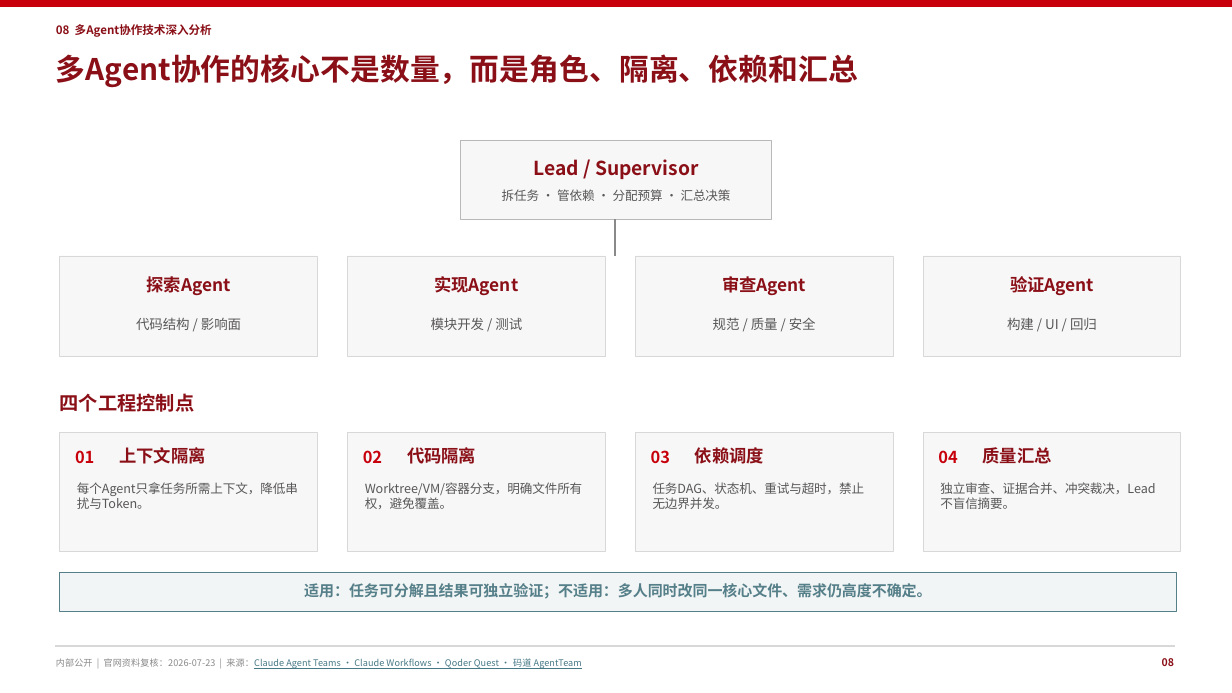
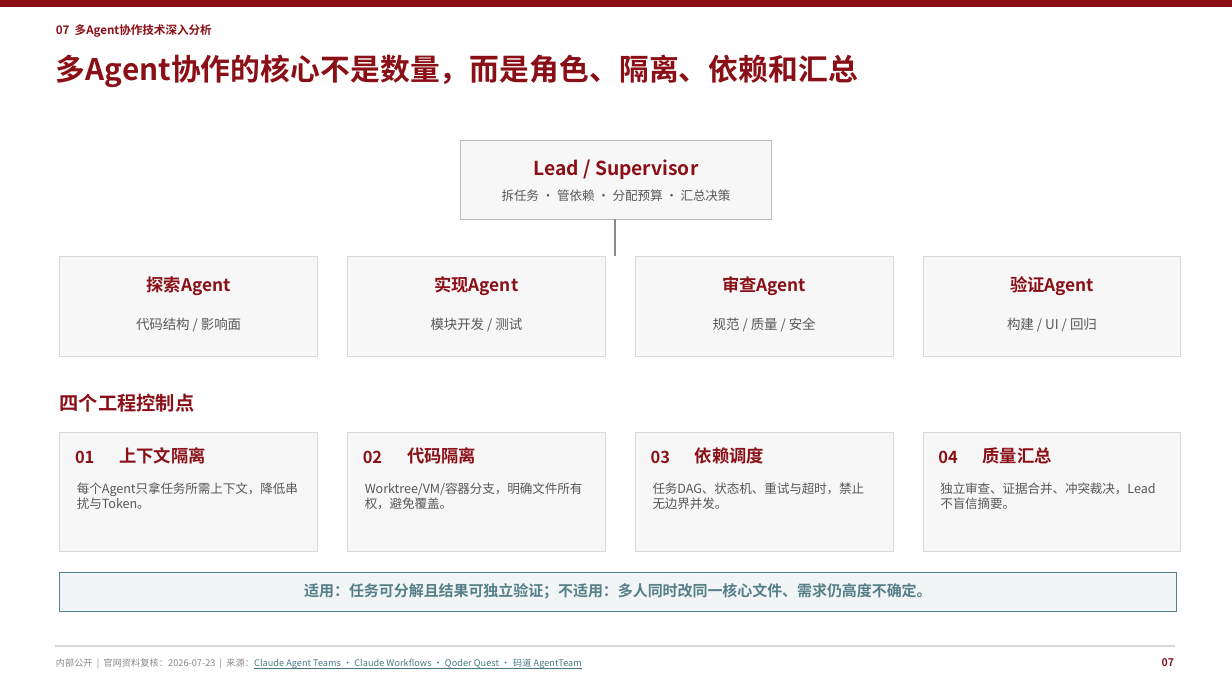
Before and after one commit to peter-liu1997/ai-solution-reports, a slide deck: slide 8 of AI-Coding-工具能力赋能-16页华为企业方案风格版.pptx (slide 9 before the commit). Drawn at 1232x693 pixels with LibreOffice and Linux fonts; fonts in the diff are those of the drawing. Boxes give left, top, right and bottom in pixels: in the first picture for what was removed or moved away, otherwise in the second. Text is boxed around its words. In the diff, an @@ line names an element or a change of style, - is before the commit and + after.

```diff
--- a/AI-Coding-工具能力赋能-16页华为企业方案风格版.pptx
+++ b/AI-Coding-工具能力赋能-16页华为企业方案风格版.pptx
@@ rectangle at (0, 0, 1232, 6): fill #C7000B to #8A0F17; outline #C7000B 0 pt to #8A0F17 0 pt @@
@@ text at (56, 24, 212, 37): text changed @@
-08 多Agent协作技术深入分析
+07 多Agent协作技术深入分析
@@ text colour #C7000B to #8A0F17 in 4 elements at (75, 450, 94, 463), (363, 450, 382, 463), (651, 450, 670, 463), (938, 450, 957, 463) @@
@@ text at (1162, 658, 1174, 666): text changed @@
-08
+07
```
Also in this commit, not shown: 15 other slides changed.
